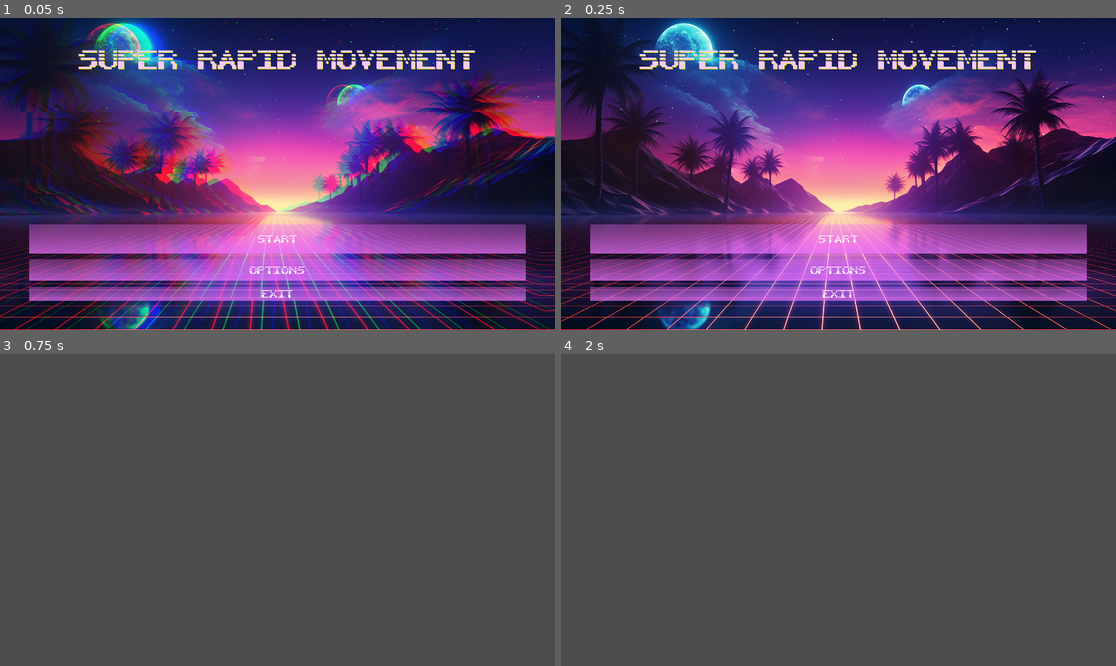
Above: before the commit, frames 1-4 (two rows, left to right).
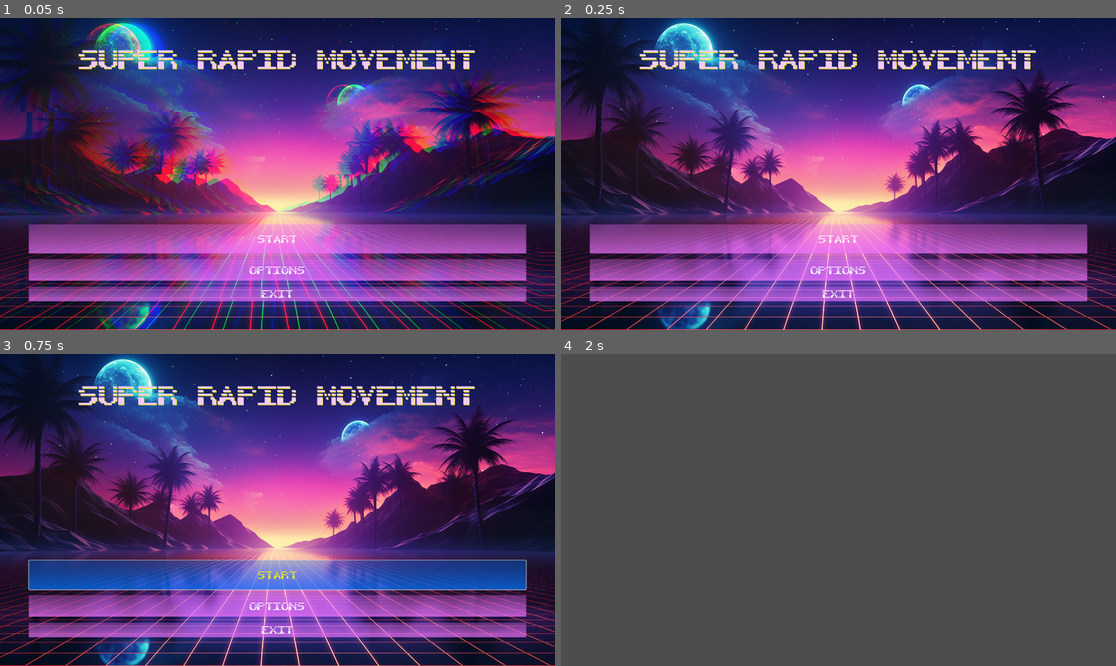
Above: after the commit, the same moments.

Repository: Garlic-Games/mini-jame-gam-26
Game: Godot game, scene res://scenes/dev/Tomeu.tscn
Two runs of this game, one before a commit and one after it. Both use one fixed random seed, a clock stepped at 60 frames per second and the inputs below. This scene is started directly instead of the project's main scene. Sound files missing from this copy of the repository are replaced by a short silence.
Inputs:
- Up to frame 1 (0.05 s): no input
- Up to frame 2 (0.25 s): no input
- Up to frame 3 (0.75 s): click "Start" at 0.5 s
- Up to frame 4 (2 s): hold D (turn_right) from 1.28 s (still down)

The runs differ from the first frame. In frame 1, 2.7% of the frame differs, in the area x 0-100%, y 0-100%; in frame 2, 2.4%; in frame 3, 100%; in frame 4, nothing differs.

Commit message:
Added sound effects

Diff:
--- a/prefabs/mainMenu/main_menu.tscn
+++ b/prefabs/mainMenu/main_menu.tscn
@@ -1,10 +1,12 @@
-[gd_scene load_steps=9 format=3 uid="uid://bkwmiu271cxf8"]
+[gd_scene load_steps=11 format=3 uid="uid://bkwmiu271cxf8"]
 
 [ext_resource type="Script" path="res://scripts/mainMenu/main_menu.gd" id="1_8805b"]
 [ext_resource type="Texture2D" uid="uid://w246lk2eqrg" path="res://art/backgrounds/vaporwave-background-10.png" id="1_tu1xq"]
 [ext_resource type="Theme" uid="uid://dpqda1rl4km7n" path="res://art/theme/main.tres" id="2_f3fat"]
 [ext_resource type="PackedScene" uid="uid://eo18yjsvfw7e" path="res://scenes/main.tscn" id="2_v7yms"]
 [ext_resource type="Shader" path="res://art/shaders/glitch.gdshader" id="4_5f5nj"]
+[ext_resource type="AudioStream" uid="uid://dcnytumipye5u" path="res://art/sounds/Menu Sounds/wav/menu_19.wav" id="6_afl2u"]
+[ext_resource type="AudioStream" uid="uid://08glyqutlt1y" path="res://art/sounds/Menu Sounds/wav/menu_1.wav" id="7_dmuv4"]
 
 [sub_resource type="ShaderMaterial" id="ShaderMaterial_dfff5"]
 shader = ExtResource("4_5f5nj")
@@ -105,5 +107,16 @@
 theme_override_font_sizes/font_size = 40
 text = "Exit"
 
-[connection signal="pressed" from="AspectRatioContainer/PanelContainer/MarginContainer/Holder/VBoxContainer/Start" to="." method="_on_start_pressed"]
+[node name="ChangeButton" type="AudioStreamPlayer" parent="."]
+stream = ExtResource("6_afl2u")
+bus = &"Effects"
+
+[node name="EnterGame" type="AudioStreamPlayer" parent="."]
+stream = ExtResource("7_dmuv4")
+
+[connection signal="mouse_entered" from="AspectRatioContainer/PanelContainer/MarginContainer/Holder/VBoxContainer/Start" to="ChangeButton" method="play" binds= [0.0]]
+[connection signal="pressed" from="AspectRatioContainer/PanelContainer/MarginContainer/Holder/VBoxContainer/Start" to="EnterGame" method="play" binds= [0.0]]
+[connection signal="mouse_entered" from="AspectRatioContainer/PanelContainer/MarginContainer/Holder/VBoxContainer/Options" to="ChangeButton" method="play" binds= [0.0]]
+[connection signal="mouse_entered" from="AspectRatioContainer/PanelContainer/MarginContainer/Holder/VBoxContainer/Exit" to="ChangeButton" method="play" binds= [0.0]]
 [connection signal="pressed" from="AspectRatioContainer/PanelContainer/MarginContainer/Holder/VBoxContainer/Exit" to="." method="_on_exit_pressed"]
+[connection signal="finished" from="ChangeButton" to="." method="_on_start_pressed"]
--- a/scenes/dev/Tomeu.tscn
+++ b/scenes/dev/Tomeu.tscn
@@ -4,11 +4,6 @@
 [ext_resource type="PackedScene" uid="uid://c8i7dlv0ns4jl" path="res://prefabs/mainMenu/intro_music.tscn" id="2_jjxu3"]
 
 [sub_resource type="Environment" id="Environment_8xg1a"]
-background_mode = 2
-background_energy_multiplier = 2.0
-ambient_light_source = 3
-ambient_light_color = Color(0.788235, 0.435294, 0.976471, 1)
-ambient_light_energy = 1.35
 reflected_light_source = 2
 fog_enabled = true
 fog_light_color = Color(0.396078, 0.25098, 0.905882, 1)
@@ -19,9 +14,8 @@
 [node name="WorldEnvironment" type="WorldEnvironment" parent="."]
 environment = SubResource("Environment_8xg1a")
 
-[node name="Camera3D" type="Camera3D" parent="."]
-transform = Transform3D(0.0416971, 0.483893, 0.874133, -0.023056, 0.875127, -0.483344, -0.998864, 0, 0.0476469, 2.54065, 0, 0.0727984)
-
 [node name="MainMenu" parent="." instance=ExtResource("1_evwpy")]
 
 [node name="IntroMusic" parent="." instance=ExtResource("2_jjxu3")]
+
+[node name="Camera2D" type="Camera2D" parent="."]
Not shown, added: art/sounds/Menu Sounds/wav/menu_1.wav.import
Not shown, added: art/sounds/Menu Sounds/wav/menu_10.wav.import
Not shown, added: art/sounds/Menu Sounds/wav/menu_11.wav.import
Not shown, added: art/sounds/Menu Sounds/wav/menu_12.wav.import
Not shown, added: art/sounds/Menu Sounds/wav/menu_13.wav.import
Not shown, added: art/sounds/Menu Sounds/wav/menu_14.wav.import
Not shown, added: art/sounds/Menu Sounds/wav/menu_15.wav.import
Not shown, added: art/sounds/Menu Sounds/wav/menu_16.wav.import
Not shown, added: art/sounds/Menu Sounds/wav/menu_17.wav.import
Not shown, added: art/sounds/Menu Sounds/wav/menu_18.wav.import
Not shown, added: art/sounds/Menu Sounds/wav/menu_19.wav.import
Not shown, added: art/sounds/Menu Sounds/wav/menu_2.wav.import
(and 45 more such lines)
